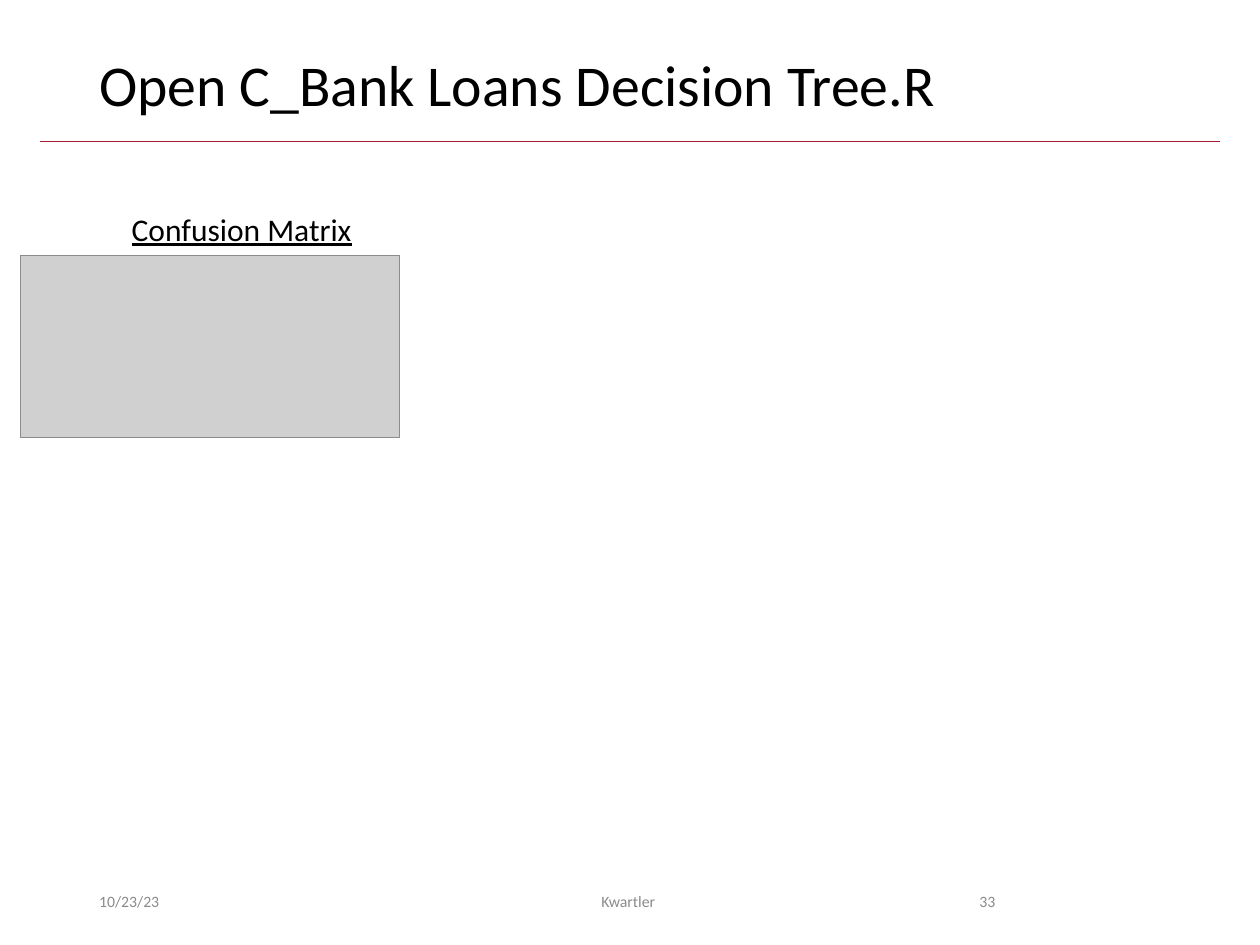
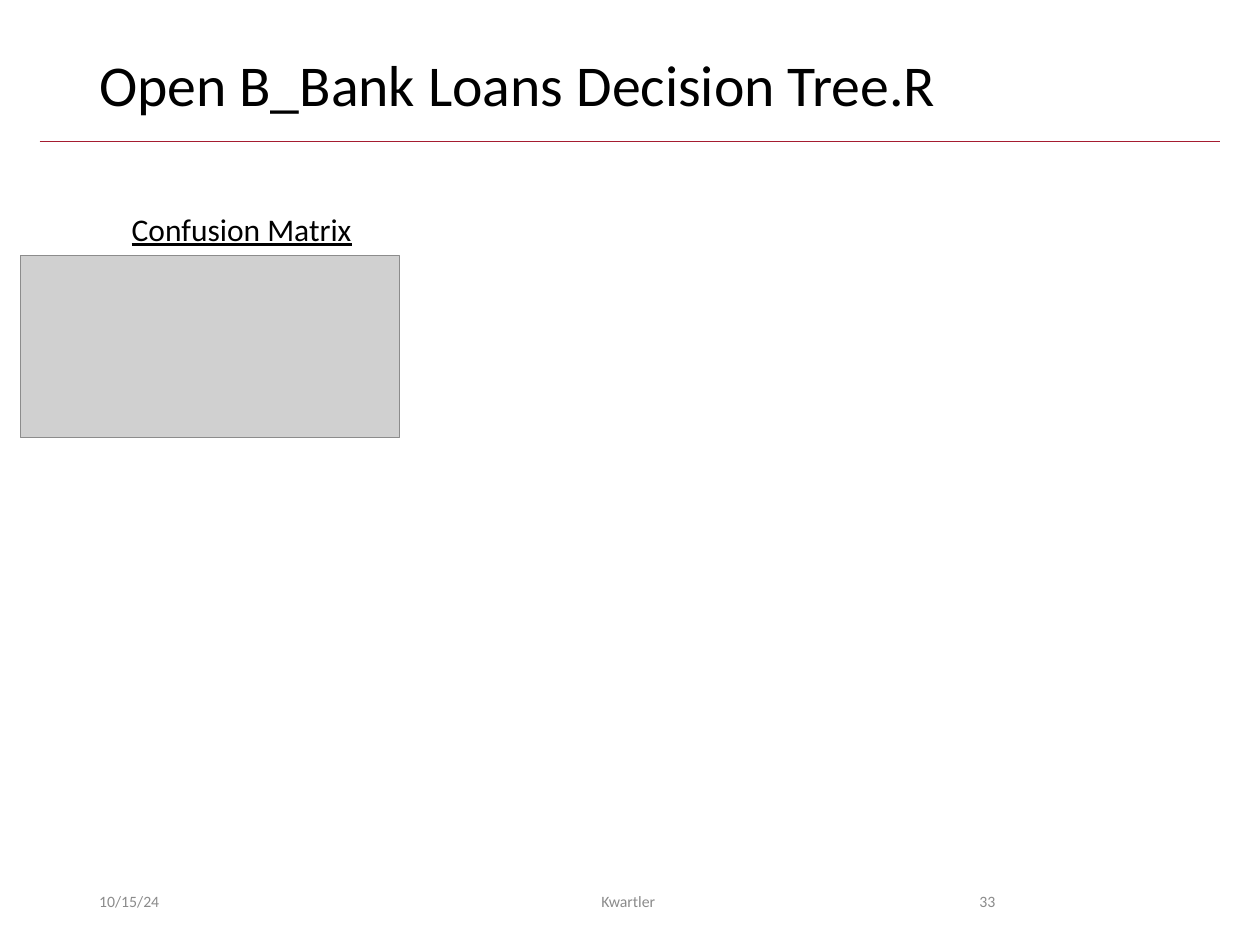
Before and after one commit to kwartler/Vienna_24, a slide deck: slide 33 of Fall_2024/day1/B_Decision Trees.pptx. Drawn at 1260x945 pixels with LibreOffice and Linux fonts; fonts in the diff are those of the drawing; grey boxes stand for pictures; background and template pictures are left out. Boxes give left, top, right and bottom in pixels: in the first picture for what was removed or moved away, otherwise in the second. Text is boxed around its words. In the diff, an @@ line names an element or a change of style, - is before the commit and + after.

```diff
--- a/Fall_2024/day1/B_Decision Trees.pptx
+++ b/Fall_2024/day1/B_Decision Trees.pptx
@@ title at [99, 66, 935, 116]: text changed @@
-Open C_Bank Loans Decision Tree.R
+Open B_Bank Loans Decision Tree.R
@@ text at [99, 896, 159, 908]: text changed @@
-10/23/23
+10/15/24
```
Also in this commit, not shown: 32 other slides changed, 1 slide removed, 33 other files.
